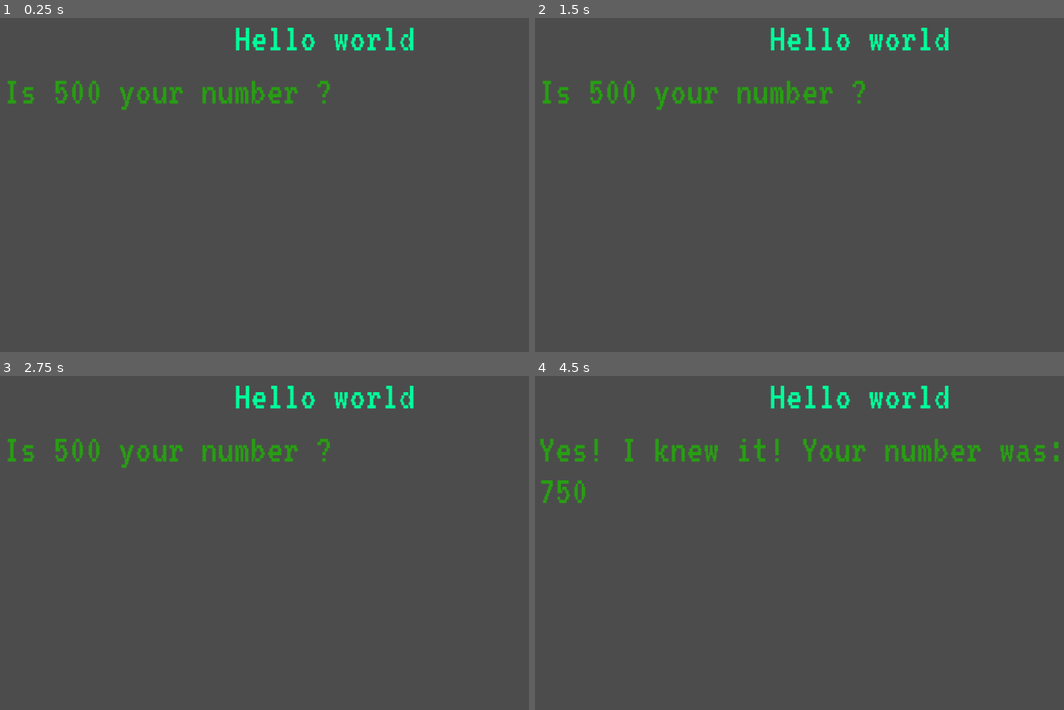
Above: before the commit, frames 1-4 (two rows, left to right).
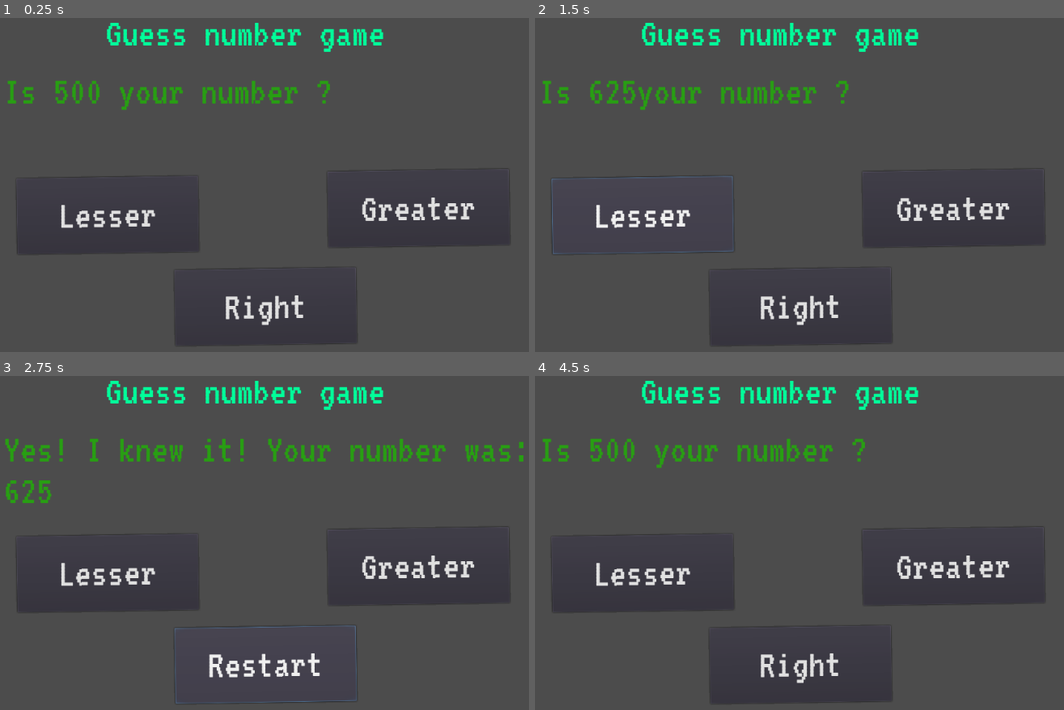
Above: after the commit, the same moments.

Repository: RockNCode/godot_number_guess
Game: Godot game, scene res://Game.tscn
The game is run twice, just before and just after one commit, with the same random seed, the same clock (stepped at 60 frames per second) and the same inputs.
Inputs (mouse positions are in pixels of both pictures, inside the frame that each line leads up to):
- Up to frame 1 (0.25 s): no input
- Up to frame 2 (1.5 s): click (952, 208) at 0.5 s, where only the run after the commit has a clickable "Greater"; click (640, 215) at 1.25 s, where only the run after the commit has a clickable "Lesser"
- Up to frame 3 (2.75 s): click (264, 663) at 2 s, where only the run after the commit has a clickable "Right"
- Up to frame 4 (4.5 s): click (799, 663) at 2.75 s, where only the run after the commit has a clickable "Restart"; tap Enter at 3.5 s; hold Up (up) 3.53-4.25 s; tap Space (space) at 3.6 s; click (799, 663) at 4.25 s, where only the run after the commit has a clickable "Restart"

The runs differ from the first frame. In frame 1, 3.5% of the frame differs, in the area x 3-97%, y 1-98%; in frame 2, 4.9%; in frame 3, 6.4%, in the area x 0-99%, y 1-99%; in frame 4, 6.1%.

Commit message:
Finish number guess game.

Diff:
--- a/Game.gd
+++ b/Game.gd
@@ -5,6 +5,7 @@
 var max_guessed = 1000
 var ended = false
 onready var message = $Message
+onready var b_right = $b_right
 
 func _ready():
 	guess = ( min_guessed + max_guessed ) / 2
@@ -46,6 +47,18 @@
 	ended = true
 	print("Yes! I knew it! Your number was: " + str(guess) )
 	message.text = "Yes! I knew it! Your number was: " + str(guess)
-
+	b_right.text = "Restart"
 func _restart_game():
 	get_tree().reload_current_scene()
+
+func _on_b_greater_pressed():
+	_try_guess("up")
+
+func _on_b_lesser_pressed():
+	_try_guess("down")
+
+func _on_b_right_pressed():
+	if ended:
+		_restart_game()
+	else:
+		_end_game()
--- a/Game.tscn
+++ b/Game.tscn
@@ -13,10 +13,10 @@
 anchor_top = 0.0
 anchor_right = 0.0
 anchor_bottom = 0.0
-margin_left = 444.0
-margin_top = 38.0
-margin_right = 822.0
-margin_bottom = 120.0
+margin_left = 240.0
+margin_top = 30.0
+margin_right = 800.0
+margin_bottom = 110.0
 rect_pivot_offset = Vector2( 0, 0 )
 rect_clip_content = true
 mouse_filter = 0
@@ -31,7 +31,7 @@
 percent_visible = 1.0
 meta_underlined = true
 tab_size = 4
-text = "Hello world"
+text = "Guess number game"
 scroll_active = true
 scroll_following = false
 selection_enabled = false
@@ -68,3 +68,93 @@
 selection_enabled = false
 override_selected_font_color = false
 _sections_unfolded = [ "custom_colors", "custom_fonts", "custom_styles" ]
+
+[node name="b_greater" type="Button" parent="." index="2"]
+
+anchor_left = 0.0
+anchor_top = 0.0
+anchor_right = 0.0
+anchor_bottom = 0.0
+margin_left = 591.0
+margin_top = 282.0
+margin_right = 878.0
+margin_bottom = 402.0
+rect_rotation = -0.839201
+rect_pivot_offset = Vector2( 0, 0 )
+rect_clip_content = false
+focus_mode = 2
+mouse_filter = 0
+mouse_default_cursor_shape = 0
+size_flags_horizontal = 1
+size_flags_vertical = 1
+custom_fonts/font = ExtResource( 2 )
+toggle_mode = false
+enabled_focus_mode = 2
+shortcut = null
+group = null
+text = "Greater"
+flat = false
+align = 1
+_sections_unfolded = [ "custom_fonts" ]
+
+[node name="b_lesser" type="Button" parent="." index="3"]
+
+anchor_left = 0.0
+anchor_top = 0.0
+anchor_right = 0.0
+anchor_bottom = 0.0
+margin_left = 99.0
+margin_top = 293.0
+margin_right = 386.0
+margin_bottom = 413.0
+rect_rotation = -0.839201
+rect_pivot_offset = Vector2( 0, 0 )
+rect_clip_content = false
+focus_mode = 2
+mouse_filter = 0
+mouse_default_cursor_shape = 0
+size_flags_horizontal = 1
+size_flags_vertical = 1
+custom_fonts/font = ExtResource( 2 )
+toggle_mode = false
+enabled_focus_mode = 2
+shortcut = null
+group = null
+text = "Lesser"
+flat = false
+align = 1
+_sections_unfolded = [ "custom_fonts" ]
+
+[node name="b_right" type="Button" parent="." index="4"]
+
+anchor_left = 0.0
+anchor_top = 0.0
+anchor_right = 0.0
+anchor_bottom = 0.0
+margin_left = 349.0
+margin_top = 438.0
+margin_right = 636.0
+margin_bottom = 558.0
+rect_rotation = -0.839201
+rect_pivot_offset = Vector2( 0, 0 )
+rect_clip_content = false
+focus_mode = 2
+mouse_filter = 0
+mouse_default_cursor_shape = 0
+size_flags_horizontal = 1
+size_flags_vertical = 1
+custom_fonts/font = ExtResource( 2 )
+toggle_mode = false
+enabled_focus_mode = 2
+shortcut = null
+group = null
+text = "Right"
+flat = false
+align = 1
+_sections_unfolded = [ "custom_fonts" ]
+
+[connection signal="pressed" from="b_greater" to="." method="_on_b_greater_pressed"]
+
+[connection signal="pressed" from="b_lesser" to="." method="_on_b_lesser_pressed"]
+
+[connection signal="pressed" from="b_right" to="." method="_on_b_right_pressed"]
